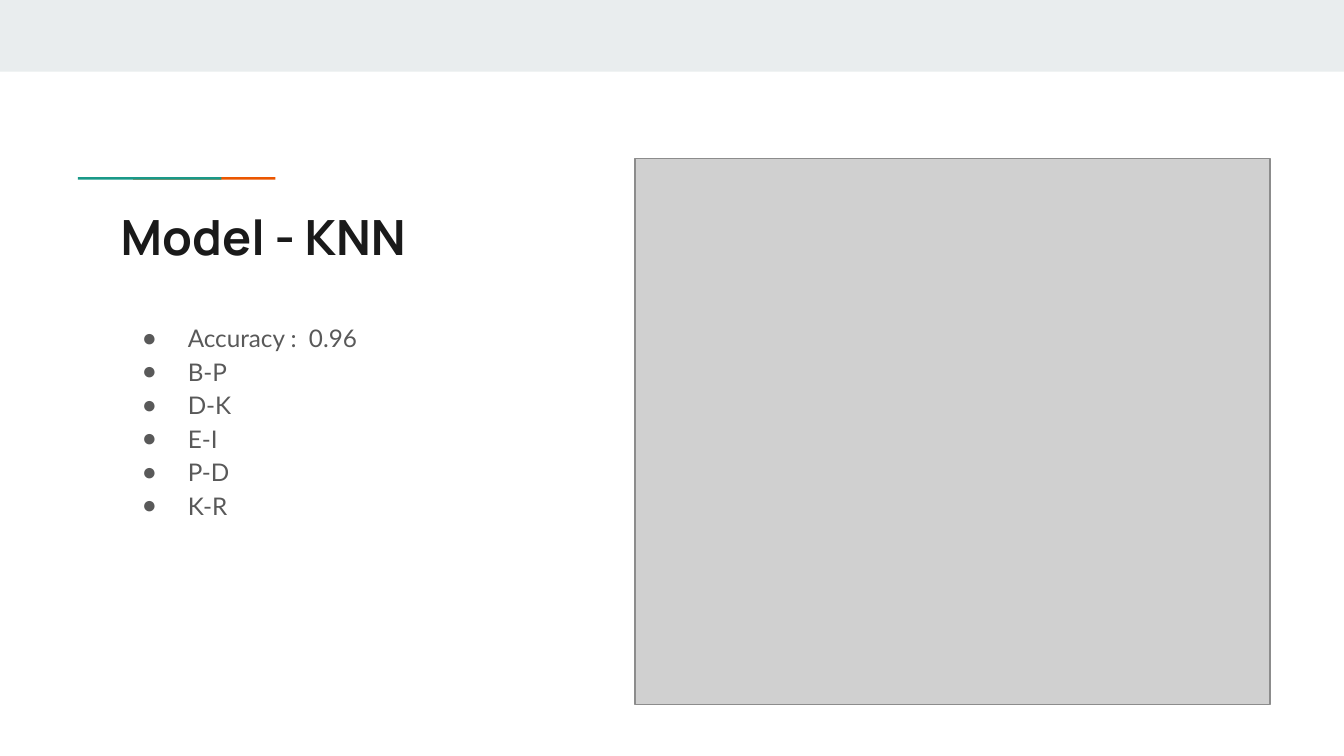
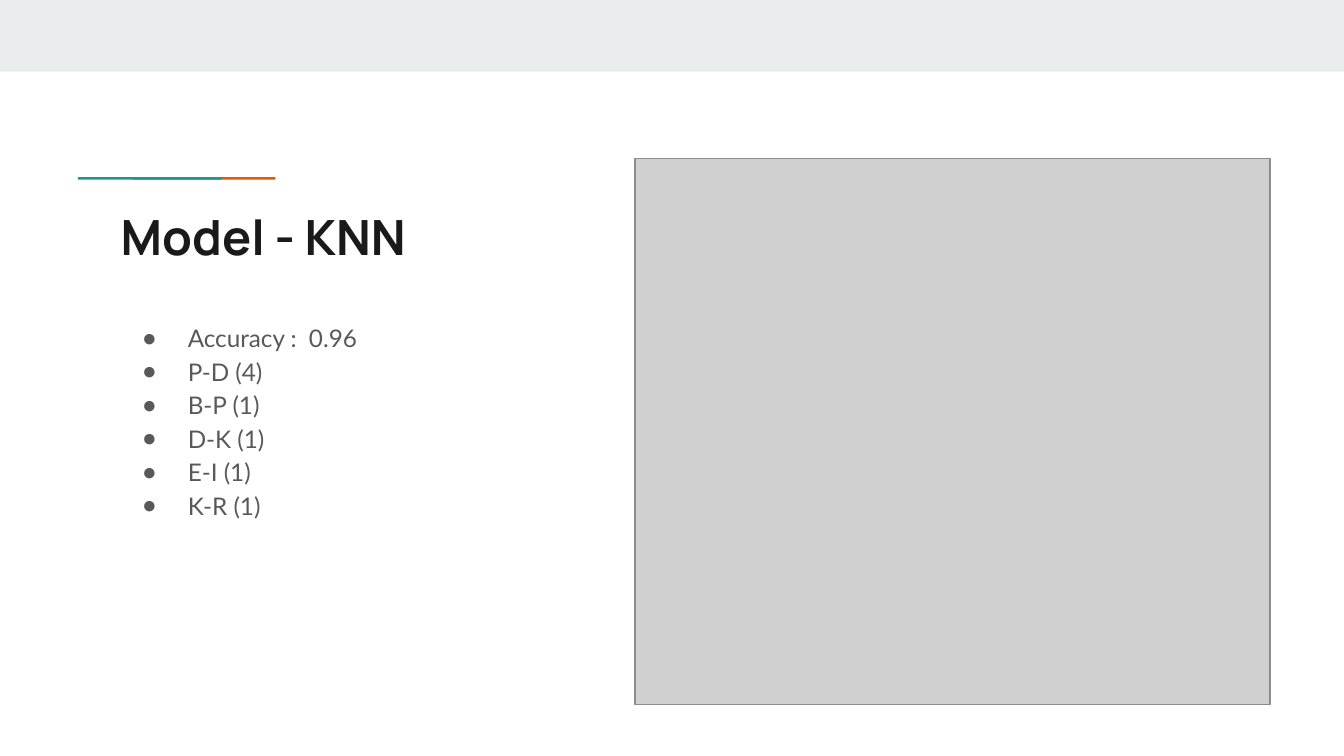
Before and after one commit to allen880117/DrawTablet, a slide deck: slide 18 of Team14.pptx (slide 15 before the commit). Drawn at 1344x756 pixels with LibreOffice and Linux fonts; fonts in the diff are those of the drawing; grey boxes stand for pictures. Boxes give left, top, right and bottom in pixels: in the first picture for what was removed or moved away, otherwise in the second. Text is boxed around its words. In the diff, an @@ line names an element or a change of style, - is before the commit and + after.

```diff
--- a/Team14.pptx
+++ b/Team14.pptx
@@ text at (x1=188, y1=362, x2=264, y2=518): text changed @@
-● B-P
-● D-K
-● E-I
-● P-D
-● K-R
+● P-D (4)
+● B-P (1)
+● D-K (1)
+● E-I (1)
+● K-R (1)
```
Also in this commit, not shown: 11 other slides changed, 4 slides added.
